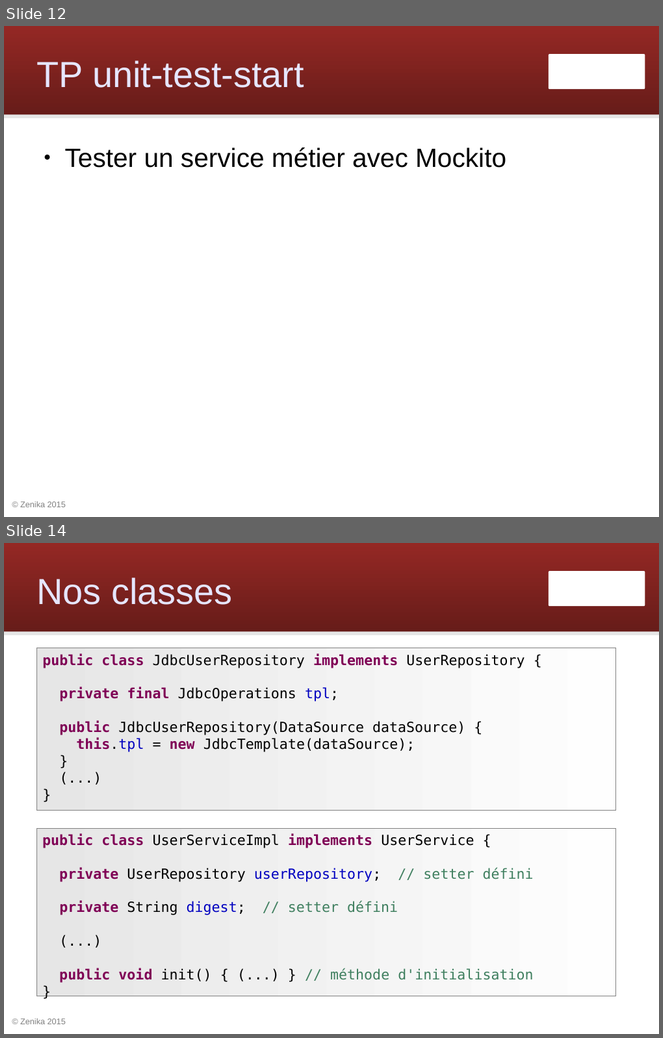
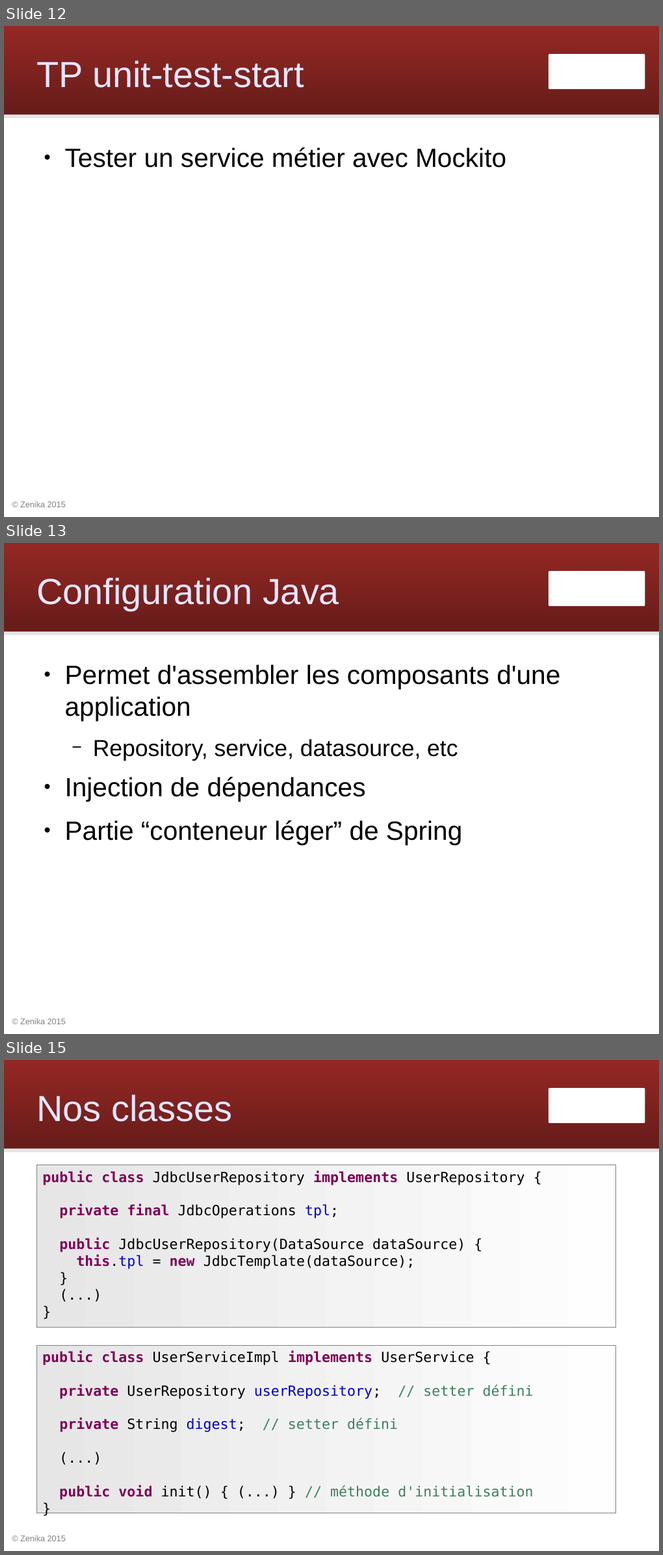
Before and after one commit to Zenika/workshop-spring-core, a slide deck: spring-workshop.odp. Shown one above the other, each under a label of ours: slides 12 and 14 before the commit, slides 12, 13 and 15 after it; the slides between them are not shown. The pictures are 663x1038 and 663x1555 pixels, drawn with LibreOffice and Linux fonts; fonts in the diff are those of the drawing; background and template pictures are left out. Boxes give left, top, right and bottom in pixels: in the first picture for what was removed or moved away, otherwise in the second. Text is boxed around its words. In the diff, an @@ line names an element or a change of style, - is before the commit and + after.

Commit message:
Commencer par la configuration Java

```diff
--- a/spring-workshop.odp
+++ b/spring-workshop.odp
@@ slide 13 added at <box>4,543,659,1034</box>, background #FFFFFF; not listed: 4 template elements that a slide beside it also shows @@
@@ title added at <box>36,577,339,610</box>, 44 pt, text #E6E6FF @@
+Configuration Java
@@ text added at <box>65,665,560,845</box>, 32 pt, text #000000 @@
+● Permet d'assembler les composants d'une application
+  − Repository, service, datasource, etc
+● Injection de dépendances
+● Partie “conteneur léger” de Spring
@@ what was slide 14 is now slide 15 @@
```
Also in this commit, not shown: 3 slides changed, 7 other slides added, 2 other files.
